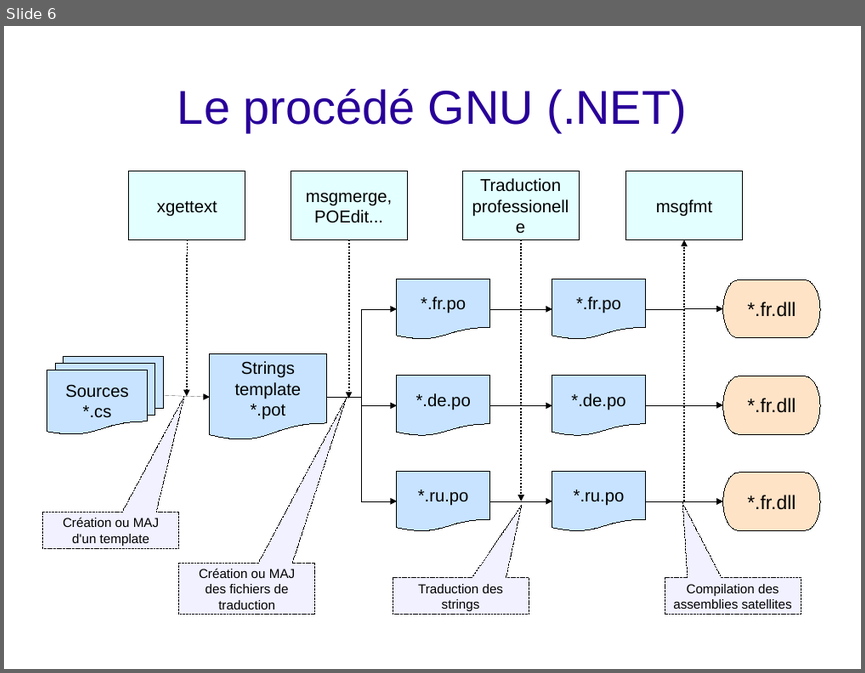
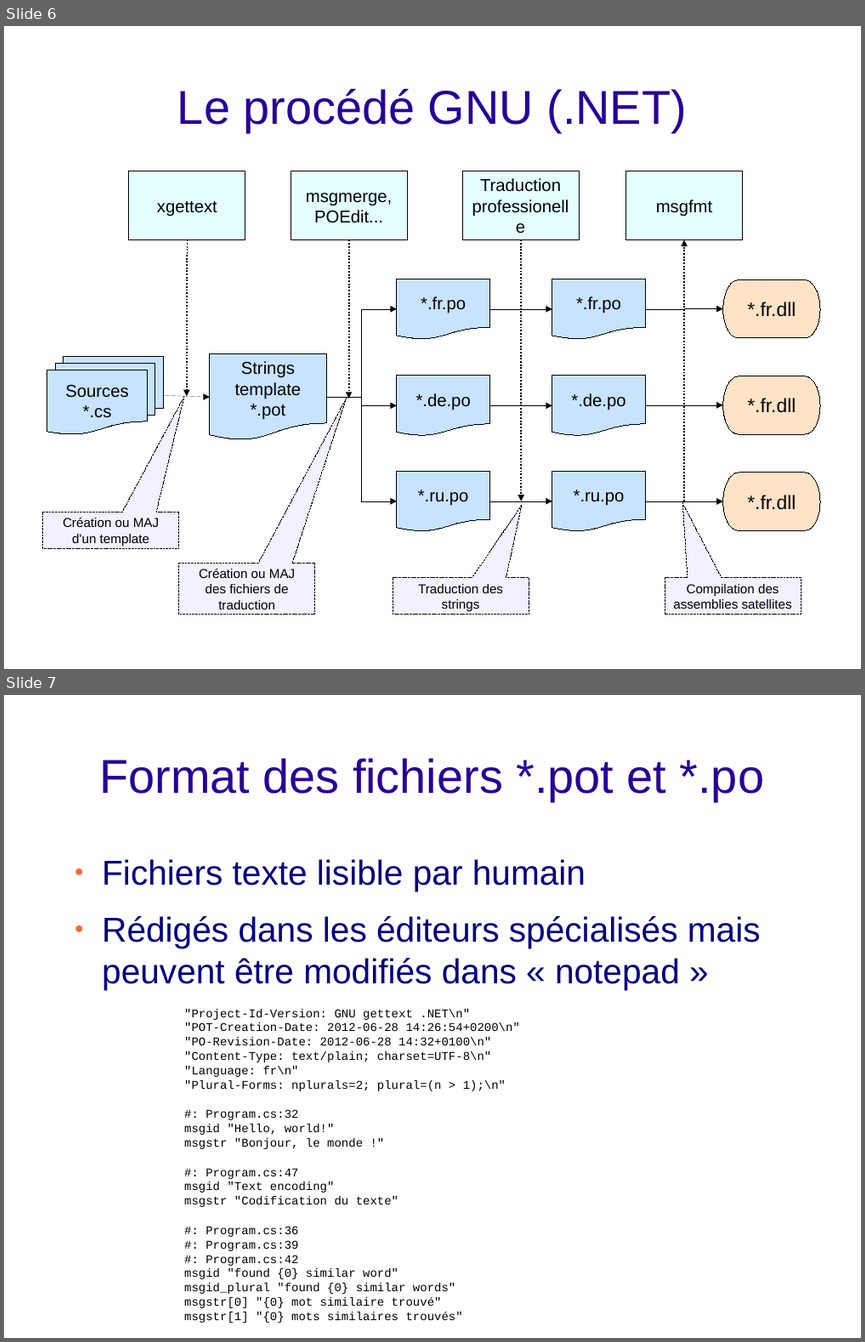
Before and after one commit to arbinada-com/gettext-dotnet, a slide deck: Docs/Solution_overview_fr.odp. Shown one above the other, each under a label of ours: slide 6 before the commit, slides 6 and 7 after it. The pictures are 865x673 and 865x1342 pixels, drawn with LibreOffice and Linux fonts; fonts in the diff are those of the drawing; background and template pictures are left out. Boxes give left, top, right and bottom in pixels: in the first picture for what was removed or moved away, otherwise in the second. Text is boxed around its words. In the diff, an @@ line names an element or a change of style, - is before the commit and + after.

```diff
--- a/Docs/Solution_overview_fr.odp
+++ b/Docs/Solution_overview_fr.odp
@@ slide 7 added at [4, 695, 861, 1338], background picture (left out) @@
@@ title added at [99, 758, 764, 801], 44 pt, text #280099 @@
+Format des fichiers *.pot et *.po
@@ text added at [102, 859, 760, 1322], 11 pt, text #000000 @@
+● Fichiers texte lisible par humain
+● Rédigés dans les éditeurs spécialisés mais peuvent être modifiés dans « notepad »
+"Project-Id-Version: GNU gettext .NET\n"
+"POT-Creation-Date: 2012-06-28 14:26:54+0200\n"
+"PO-Revision-Date: 2012-06-28 14:32+0100\n"
+"Content-Type: text/plain; charset=UTF-8\n"
+"Language: fr\n"
+"Plural-Forms: nplurals=2; plural=(n > 1);\n"
+#: Program.cs:32
+msgid "Hello, world!"
+msgstr "Bonjour, le monde !"
+#: Program.cs:47
+msgid "Text encoding"
+msgstr "Codification du texte"
+#: Program.cs:36
+#: Program.cs:39
+#: Program.cs:42
+msgid "found {0} similar word"
+msgid_plural "found {0} similar words"
+msgstr[0] "{0} mot similaire trouvé"
+msgstr[1] "{0} mots similaires trouvés"
```
Also in this commit, not shown: 3 slides changed, 5 other files.
